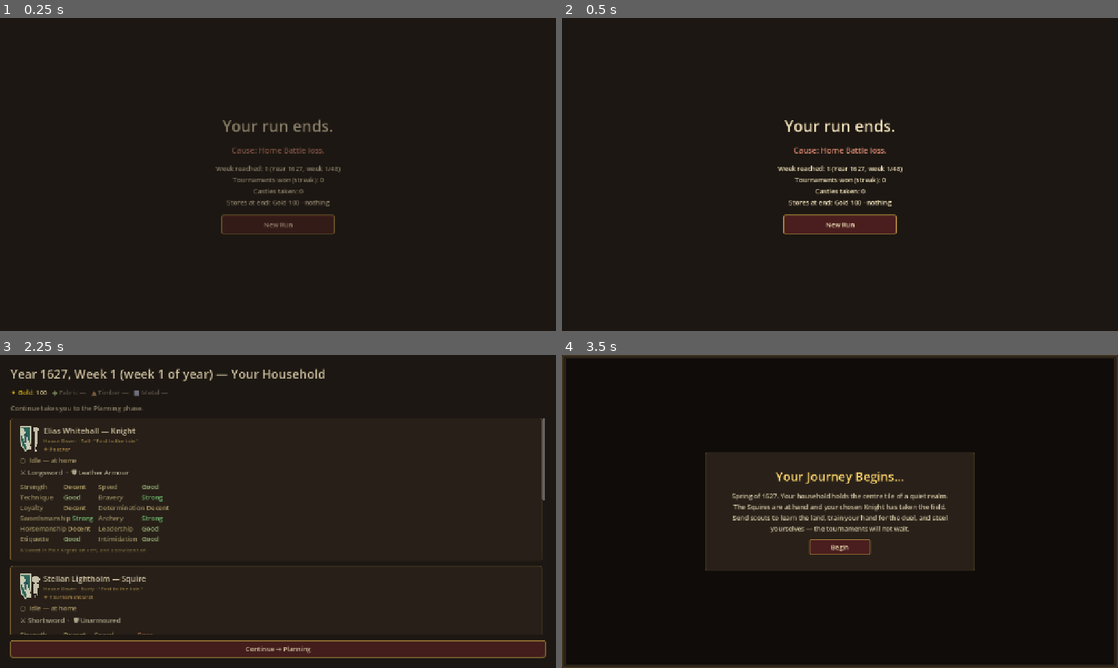
Above: before the commit, frames 1-4 (two rows, left to right).
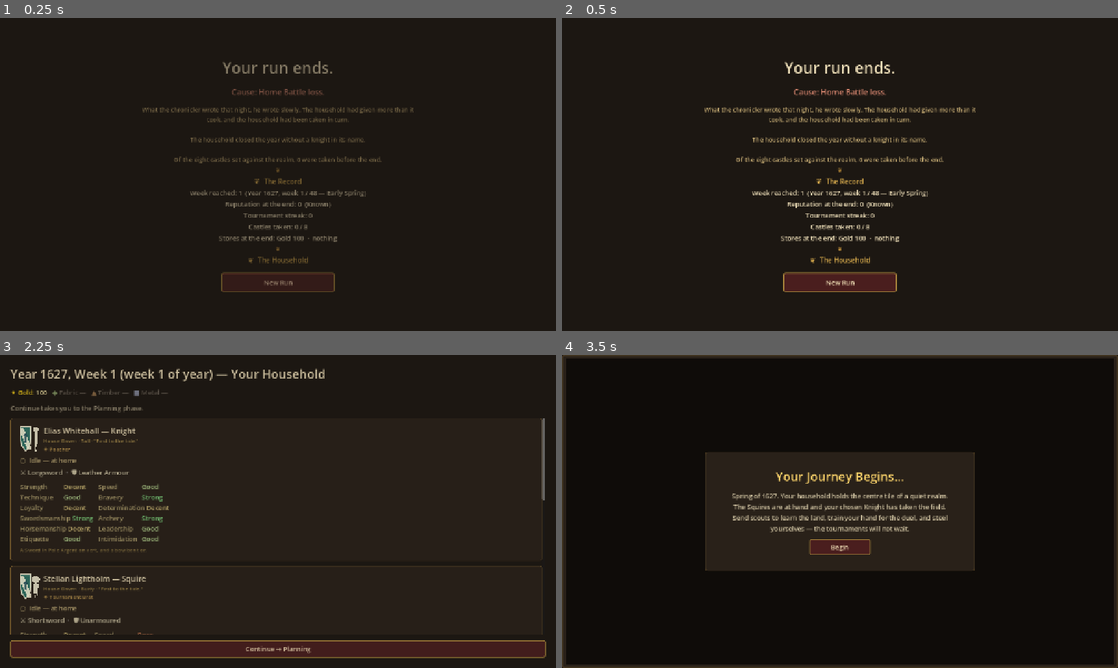
Above: after the commit, the same moments.

Repository: Jackz0Knight/KM27
Game: Godot game, scene res://scenes/screens/game_over.tscn
Two runs of this game, one before a commit and one after it. Both use one fixed random seed, a clock stepped at 60 frames per second and the inputs below. This scene is started directly instead of the project's main scene.
Inputs:
- Up to frame 1 (0.25 s): no input
- Up to frame 2 (0.5 s): no input
- Up to frame 3 (2.25 s): click "New Run" at 0.5 s; click "⚔ Begin a New Run" at 1.25 s; click "Take Elias Whitehall into ser…" at 2 s
- Up to frame 4 (3.5 s): click "Continue → Planning" at 2.75 s

The runs differ from the first frame. In frame 1, 3.7% of the frame differs, in the area x 25-75%, y 13-88%; in frame 2, 6.5%; in frame 3, less than 0.1%; in frame 4, nothing differs.

Commit message:
feat(endgame): enriched run-end screens — chronicler's closing pages
Both game_over and run_win were bare lists of facts; they now read like
the chronicler's closing pages.

Chronicle
- New generate_run_epitaph(gs, outcome) composes a three-line
  reflection:
    Opener — tone-set per outcome (3 win openers in the high style,
             3 loss openers in the dignified quiet style)
    Middle — household summary: Knight's name + oath-flavoured short
             clause ("the keeper of faith", "the unbroken-backed",
             "the riser-from-floors", etc.) + final reputation band.
    Close  — castles taken + tournament streak for loss; the
             realm-won line for win.
- 12 oath-flavoured short clauses (one per oath_kind).

Screen rewrites (game_over.gd + run_win.gd, mirrored structure)
- The epitaph renders first, autowrapped, in PARCHMENT_BRIGHT for loss
  and GOLD_BRIGHT for win.
- Fleuron divider (centred ❦ flanked by faint rules — same flourish
  used on chooser cards and the chronicle pane in Knight Overview).
- ❦ The Record header + grouped facts:
    Week reached / Year / season label
    Reputation: 12 (Respected)
    Tournament streak (loss) or won at week (win)
    Castles taken: N / 8
    Stores at the end: Gold + inventory description
    Final battle line if combat closed the run
- Fleuron divider.
- ❦ The Household header + per-unit chronicle lines:
    "  •  Sir Aldric — Knight, the Bulwark  ·  ❖ Veteran  ·
        oath of Bravery  ·  stat total 134"

Pure additive — no save-format change, no GameState change, no new
fields. Turns the moment-of-conclusion from a stat readout into a
chronicled ending.

ROADMAP Progress Log updated.

https://claude.ai/code/session_015mU5CSmLPQHYYqJbqa5Fxb

Diff:
--- a/scripts/screens/game_over.gd
+++ b/scripts/screens/game_over.gd
@@ -1,7 +1,9 @@
 extends Control
 
-# GDD §2 Loss screen. Only triggered by Home Battle loss (or Bandit Ambush
-# with no defenders, etc.). Shows cause + run stats and offers a fresh start.
+# GDD §2 Loss screen. Triggered by Home Battle loss (or Bandit Ambush /
+# village_raid / equivalent with no defenders). Surfaces the chronicler's
+# closing reflection, a grouped record of the run, and per-unit chronicle
+# lines so the household reads as a household, not a row of stats.
 
 @onready var title_lbl: Label = $Center/VBox/Title
 @onready var cause_lbl: Label = $Center/VBox/Cause
@@ -21,22 +23,46 @@
 
 	for c in stats_pane.get_children():
 		c.queue_free()
-	_add("Week reached: %d (Year %d, week %d/48)" % [
+
+	# Chronicler's closing reflection — three lines, drawn from the Knight's
+	# oath / reputation band / castles taken. Sets the tone above the dry
+	# record of facts.
+	var epitaph: String = Chronicle.generate_run_epitaph(GameState, "loss")
+	if epitaph != "":
+		var epitaph_lbl := Label.new()
+		epitaph_lbl.text = epitaph
+		epitaph_lbl.horizontal_alignment = HORIZONTAL_ALIGNMENT_CENTER
+		epitaph_lbl.autowrap_mode = TextServer.AUTOWRAP_WORD
+		epitaph_lbl.size_flags_horizontal = Control.SIZE_EXPAND_FILL
+		epitaph_lbl.modulate = Palette.PARCHMENT_BRIGHT
+		epitaph_lbl.add_theme_font_size_override("font_size", 14)
+		stats_pane.add_child(epitaph_lbl)
+		stats_pane.add_child(_fleuron_divider())
+
+	# Record block.
+	_add_header("The Record")
+	_add("Week reached: %d  (Year %d, week %d / 48 — %s)" % [
 		GameState.week, GameState.current_year(), GameState.current_week_of_year(),
+		Calendar.season_for(GameState.week),
 	])
-	_add("Tournaments won (streak): %d" % GameState.tournament_streak)
-	_add("Castles taken: %d" % _castles_taken())
-	_add("Stores at end: Gold %d · %s" % [GameState.gold, _describe_inventory()])
+	_add("Reputation at the end: %d  (%s)" % [GameState.reputation, ResourceDB.reputation_label(GameState.reputation)])
+	_add("Tournament streak: %d" % GameState.tournament_streak)
+	_add("Castles taken: %d / 8" % _castles_taken())
+	_add("Stores at the end: Gold %d  ·  %s" % [GameState.gold, _describe_inventory()])
 
-	# Run final breakdown of the last battle.
 	if r.get("fought", false):
 		_add("Final battle: %d player vs %d enemy." % [r["player_total"], r["enemy_total"]])
+
+	# Per-unit chronicle.
+	stats_pane.add_child(_fleuron_divider())
+	_add_header("The Household")
+	for u in GameState.roster:
+		_add_unit_line(u)
 
 	EventBus.run_ended.emit("loss")
 
 
 func _castles_taken() -> int:
-	# At world gen there are 8 castles; subtract whatever's left to count wins.
 	if GameState.world == null:
 		return 0
 	return 8 - GameState.world.castles.size()
@@ -47,6 +73,63 @@
 	lbl.text = text
 	lbl.horizontal_alignment = HORIZONTAL_ALIGNMENT_CENTER
 	stats_pane.add_child(lbl)
+
+
+func _add_header(text: String) -> void:
+	var lbl := Label.new()
+	lbl.text = "❦  %s" % text
+	lbl.horizontal_alignment = HORIZONTAL_ALIGNMENT_CENTER
+	lbl.modulate = Palette.GOLD
+	lbl.add_theme_font_size_override("font_size", 16)
+	stats_pane.add_child(lbl)
+
+
+# One line per unit, dressed with their epithet (if earned), trait label,
+# and oath stat-key — the chronicler's compact version of who they were.
+func _add_unit_line(u: Unit) -> void:
+	var bits: Array[String] = []
+	var name_part: String = "%s — %s" % [u.unit_name, u.class_label()]
+	if u.epithet != "":
+		name_part = "%s, %s" % [name_part, u.epithet]
+	bits.append(name_part)
+	if u.trait_id != "" and TraitPool.is_valid(u.trait_id):
+		bits.append("❖ %s" % TraitPool.name_for(u.trait_id))
+	if u.oath_kind != "":
+		bits.append("oath of %s" % u.oath_kind.capitalize())
+	bits.append("stat total %d" % u.stats.sum())
+
+	var lbl := Label.new()
+	lbl.text = "  •  " + "  ·  ".join(bits)
+	lbl.horizontal_alignment = HORIZONTAL_ALIGNMENT_CENTER
+	lbl.modulate = Palette.PARCHMENT
+	stats_pane.add_child(lbl)
+
+
+# Matches the chronicle fleuron used on chooser cards + knight overview —
+# centred glyph flanked by faint rules.
+func _fleuron_divider() -> Control:
+	var row := HBoxContainer.new()
+	row.alignment = BoxContainer.ALIGNMENT_CENTER
+	row.add_theme_constant_override("separation", 10)
+	row.size_flags_horizontal = Control.SIZE_EXPAND_FILL
+
+	var left := HSeparator.new()
+	left.modulate = Palette.FADED_BG
+	left.size_flags_horizontal = Control.SIZE_EXPAND_FILL
+	row.add_child(left)
+
+	var glyph := Label.new()
+	glyph.text = "❦"
+	glyph.modulate = Palette.GOLD_DEEP
+	glyph.add_theme_font_size_override("font_size", 14)
+	row.add_child(glyph)
+
+	var right := HSeparator.new()
+	right.modulate = Palette.FADED_BG
+	right.size_flags_horizontal = Control.SIZE_EXPAND_FILL
+	row.add_child(right)
+
+	return row
 
 
 func _describe_inventory() -> String:
--- a/scripts/screens/run_win.gd
+++ b/scripts/screens/run_win.gd
@@ -1,7 +1,10 @@
 extends Control
 
-# GDD §2 Win screen — reached only by winning a Grand Tournament. Shows run
-# summary and offers a fresh start.
+# GDD §2 Win screen — reached only by winning a Grand Tournament. Mirrors
+# game_over's structure with the celebratory variant of every line: the
+# chronicler's closing reflection in the high style, a grouped record of
+# the achievement, and per-unit chronicle lines so the household is named
+# as a household, not a final stat table.
 
 @onready var stats_pane: VBoxContainer = $Center/VBox/Stats
 @onready var new_run_btn: Button = $Center/VBox/NewRunBtn
@@ -16,14 +19,34 @@
 func _render() -> void:
 	for c in stats_pane.get_children():
 		c.queue_free()
-	_add("Year %d, Week %d (week %d/48)" % [
+
+	# Chronicler's closing reflection — three lines, written in the high
+	# style allowed only at the realm-won moment.
+	var epitaph: String = Chronicle.generate_run_epitaph(GameState, "win")
+	if epitaph != "":
+		var epitaph_lbl := Label.new()
+		epitaph_lbl.text = epitaph
+		epitaph_lbl.horizontal_alignment = HORIZONTAL_ALIGNMENT_CENTER
+		epitaph_lbl.autowrap_mode = TextServer.AUTOWRAP_WORD
+		epitaph_lbl.size_flags_horizontal = Control.SIZE_EXPAND_FILL
+		epitaph_lbl.modulate = Palette.GOLD_BRIGHT
+		epitaph_lbl.add_theme_font_size_override("font_size", 14)
+		stats_pane.add_child(epitaph_lbl)
+		stats_pane.add_child(_fleuron_divider())
+
+	_add_header("The Record")
+	_add("Year %d, Week %d  (week %d / 48 — %s)" % [
 		GameState.current_year(), GameState.week, GameState.current_week_of_year(),
+		Calendar.season_for(GameState.week),
 	])
+	_add("Reputation at the crown: %d  (%s)" % [GameState.reputation, ResourceDB.reputation_label(GameState.reputation)])
 	_add("Castles taken: %d / 8" % _castles_taken())
-	_add("Stores at the close: Gold %d · %s" % [GameState.gold, _describe_inventory()])
-	_add("Final roster:")
+	_add("Stores at the close: Gold %d  ·  %s" % [GameState.gold, _describe_inventory()])
+
+	stats_pane.add_child(_fleuron_divider())
+	_add_header("The Household")
 	for u in GameState.roster:
-		_add("  • %s — %s, stat total %d" % [u.unit_name, u.class_label(), u.stats.sum()])
+		_add_unit_line(u)
 
 	EventBus.run_ended.emit("win")
 
@@ -41,6 +64,59 @@
 	stats_pane.add_child(lbl)
 
 
+func _add_header(text: String) -> void:
+	var lbl := Label.new()
+	lbl.text = "❦  %s" % text
+	lbl.horizontal_alignment = HORIZONTAL_ALIGNMENT_CENTER
+	lbl.modulate = Palette.GOLD
+	lbl.add_theme_font_size_override("font_size", 16)
+	stats_pane.add_child(lbl)
+
+
+func _add_unit_line(u: Unit) -> void:
+	var bits: Array[String] = []
+	var name_part: String = "%s — %s" % [u.unit_name, u.class_label()]
+	if u.epithet != "":
+		name_part = "%s, %s" % [name_part, u.epithet]
+	bits.append(name_part)
+	if u.trait_id != "" and TraitPool.is_valid(u.trait_id):
+		bits.append("❖ %s" % TraitPool.name_for(u.trait_id))
+	if u.oath_kind != "":
+		bits.append("oath of %s" % u.oath_kind.capitalize())
+	bits.append("stat total %d" % u.stats.sum())
+
+	var lbl := Label.new()
+	lbl.text = "  •  " + "  ·  ".join(bits)
+	lbl.horizontal_alignment = HORIZONTAL_ALIGNMENT_CENTER
+	lbl.modulate = Palette.PARCHMENT_BRIGHT
+	stats_pane.add_child(lbl)
+
+
+func _fleuron_divider() -> Control:
+	var row := HBoxContainer.new()
+	row.alignment = BoxContainer.ALIGNMENT_CENTER
+	row.add_theme_constant_override("separation", 10)
+	row.size_flags_horizontal = Control.SIZE_EXPAND_FILL
+
+	var left := HSeparator.new()
+	left.modulate = Palette.FADED_BG
+	left.size_flags_horizontal = Control.SIZE_EXPAND_FILL
+	row.add_child(left)
+
+	var glyph := Label.new()
+	glyph.text = "❦"
+	glyph.modulate = Palette.GOLD_DEEP
+	glyph.add_theme_font_size_override("font_size", 14)
+	row.add_child(glyph)
+
+	var right := HSeparator.new()
+	right.modulate = Palette.FADED_BG
+	right.size_flags_horizontal = Control.SIZE_EXPAND_FILL
+	row.add_child(right)
+
+	return row
+
+
 func _describe_inventory() -> String:
 	var parts: Array[String] = []
 	for id: String in GameState.inventory:
--- a/scripts/systems/chronicle.gd
+++ b/scripts/systems/chronicle.gd
@@ -361,6 +361,83 @@
 	return "%s\n%s\n%s" % [opener, middle, close]
 
 
+# Closing reflection written by the chronicler at run-end. `outcome` is
+# either "win" (Grand Tournament victory) or "loss" (Home Battle defeat).
+# Composes 3 lines: tone-set, household summary, closing verdict. Drawn
+# from oath_kind / reputation band / castles-taken / streak. Used by the
+# game_over and run_win screens.
+static func generate_run_epitaph(gs: Node, outcome: String) -> String:
+	var knight: Unit = null
+	for u in gs.roster:
+		if u.unit_class == Unit.UnitClass.KNIGHT:
+			knight = u
+			break
+
+	# Opener — tone differs sharply by outcome.
+	var opener: String
+	if outcome == "win":
+		const WIN_OPENERS: Array[String] = [
+			"The chronicler set down the final entry with care: the household had not just survived its year — it had earned the song they would write of it.",
+			"The chronicler closed the year's book with a flourish he allowed only on rare occasions. The realm had been won; the household had been the winning.",
+			"It is the chronicler's privilege to write rarely in the high style. He took it this evening.",
+		]
+		opener = WIN_OPENERS[RNG.randi_range(0, WIN_OPENERS.size() - 1)]
+	else:
+		const LOSS_OPENERS: Array[String] = [
+			"The chronicler wrote with a quiet hand: the gate had fallen, but the household had not broken — only ended.",
+			"The chronicler closed the book without a flourish. There would be other households, and other knights, and other chroniclers; this one was over.",
+			"What the chronicler wrote that night, he wrote slowly. The household had given more than it took, and the household had been taken in turn.",
+		]
+		opener = LOSS_OPENERS[RNG.randi_range(0, LOSS_OPENERS.size() - 1)]
+
+	# Middle — household summary keyed off the Knight's oath / standing.
+	var middle: String
+	if knight != null:
+		var rep_label: String = ResourceDB.reputation_label(gs.reputation)
+		var oath_clause: String = _oath_summary_clause(knight.oath_kind, outcome)
+		middle = "%s rode under the chronicler's pen as %s, %s in the realm's accounting." % [
+			knight.unit_name,
+			oath_clause,
+			rep_label,
+		]
+	else:
+		middle = "The household closed the year without a knight in its name."
+
+	# Close — final verdict, dependent on outcome + castles-taken / streak.
+	var castles_taken: int = 8 - (gs.world.castles.size() if gs.world != null else 8)
+	var close: String
+	if outcome == "win":
+		close = "Of the eight castles set against the realm, %d were taken. The Grand Tournament was won. The chronicler closes the book." % castles_taken
+	else:
+		var streak_note: String = ""
+		if gs.tournament_streak > 0:
+			streak_note = " The tournament streak stood at %d when the gate fell." % gs.tournament_streak
+		close = "Of the eight castles set against the realm, %d were taken before the end.%s" % [castles_taken, streak_note]
+
+	return "%s\n\n%s\n\n%s" % [opener, middle, close]
+
+
+# Helper for generate_run_epitaph — turns the Knight's oath_kind into a
+# short phrase the chronicler can drop mid-sentence ("...as the keeper of
+# faith, Respected in the realm's accounting").
+static func _oath_summary_clause(oath_kind: String, _outcome: String) -> String:
+	const OATH_PHRASES: Dictionary = {
+		"loyalty":       "the keeper of faith",
+		"bravery":       "the unbroken-backed",
+		"determination": "the riser-from-floors",
+		"leadership":    "the man who ate after his men",
+		"swordsmanship": "the careful blade",
+		"archery":       "the answerable arrow",
+		"strength":      "the unsung carrier",
+		"etiquette":     "the watched-by-the-chronicler",
+		"speed":         "the not-where-expected",
+		"technique":     "the quiet precision",
+		"horsemanship":  "the patient rider",
+		"intimidation":  "the man who let silence serve",
+	}
+	return str(OATH_PHRASES.get(oath_kind, "a sworn knight of the household"))
+
+
 static func generate_week_entry(gs: Node) -> String:
 	var parts: Array[String] = []
 
Not shown, changed: ROADMAP.md
